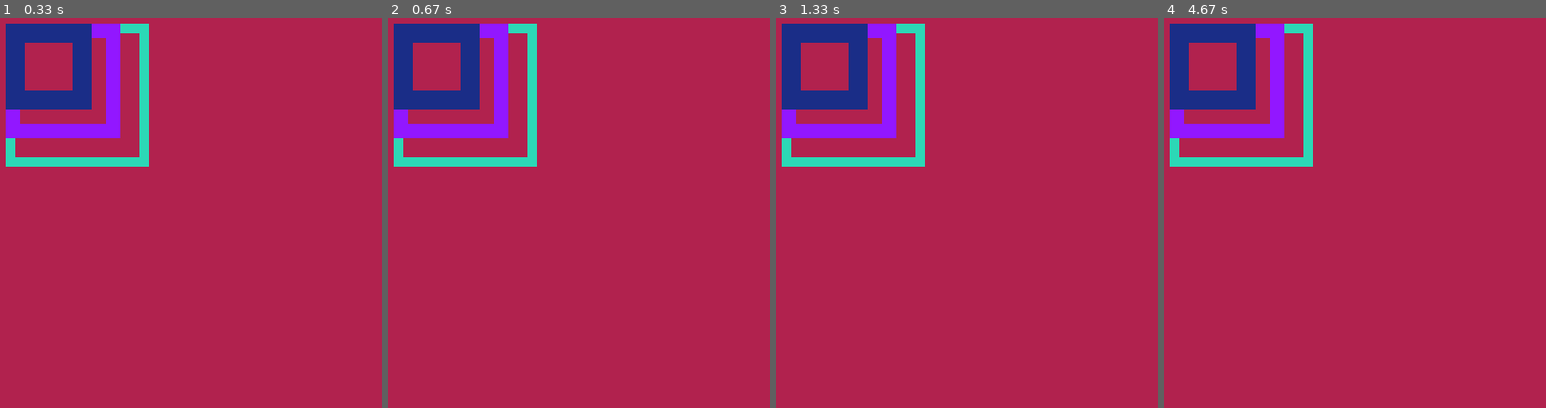
Above: before the commit, frames 1-4 (left to right).
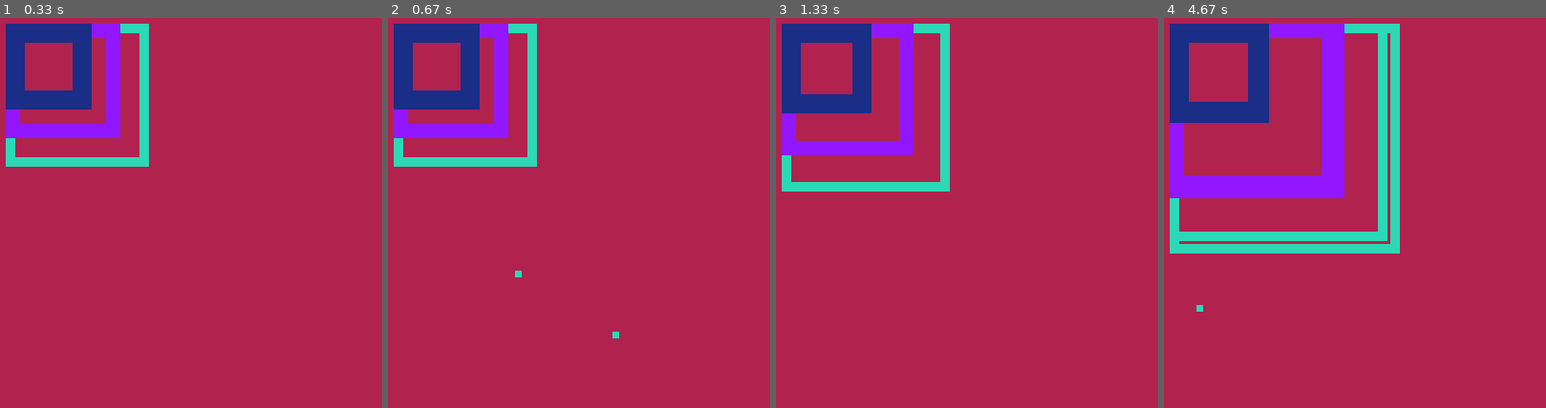
Above: after the commit, the same moments.

Repository: erina-ameen/Pygame
Game: pygame game, started from squareclass.py
The game is run twice, just before and just after one commit, with the same random seed, the same clock (stepped at 60 frames per second) and the same inputs.
Inputs (mouse positions are in pixels of both pictures, inside the frame that each line leads up to):
- Up to frame 1 (0.33 s): no input
- Up to frame 2 (0.67 s): press the mouse at (418, 209) at 0.37 s; move the mouse to (514, 271) at 0.47 s; release the mouse at (613, 330) at 0.6 s
- Up to frame 3 (1.33 s): click (outside the picture) at 0.8 s; click (outside the picture) at 1.22 s
- Up to frame 4 (4.67 s): move the mouse to (1332, 275) at 1.5 s; click (1332, 275) at 1.7 s; click (1240, 18) at 2.3 s; move the mouse to (1511, 189) at 2.7 s; click (1511, 189) at 3.03 s; move the mouse to (1534, 318) at 3.5 s; click (1534, 318) at 3.9 s; move the mouse to (1194, 306) at 4.43 s

Frame 1 is identical in both runs. In frame 2, less than 0.1% of the frame differs, in the area x 33-61%, y 64-83%; in frame 3, 8.9%; in frame 4, 18%, in the area x 1-62%, y 1-76%.

Commit message:
squareclass.py

Diff:
--- a/squareclass.py
+++ b/squareclass.py
@@ -25,6 +25,10 @@
     def draw(self):
         pygame.draw.rect(self.screen, self.colour, (*self.pos, self.size, self.size), self.thickness)
 
+    def growing(self, grow_size):
+        self.size+=grow_size
+        pygame.draw.rect(self.screen,self.colour,(*self.pos, self.size, self.size),self.thickness)
+
 square_size=(50, 50)
 obj=square_shape(green2, (130, 110), 150, 10)
 obj2=square_shape(blue, (130, 110), 120, 15)
@@ -46,5 +50,14 @@
             obj2.draw()
             obj3.draw()
             pygame.display.update()
+        elif event.type==pygame.MOUSEBUTTONUP:
+            obj.growing(13)
+            obj2.growing(9)
+            obj3.growing(2)
+        elif event.type==pygame.MOUSEMOTION:
+            mouse_pos=pygame.mouse.get_pos()
+            obj4=square_shape(green2,mouse_pos,7,7)
+            obj4.draw()
+            pygame.display.update()
 
 pygame.quit()
